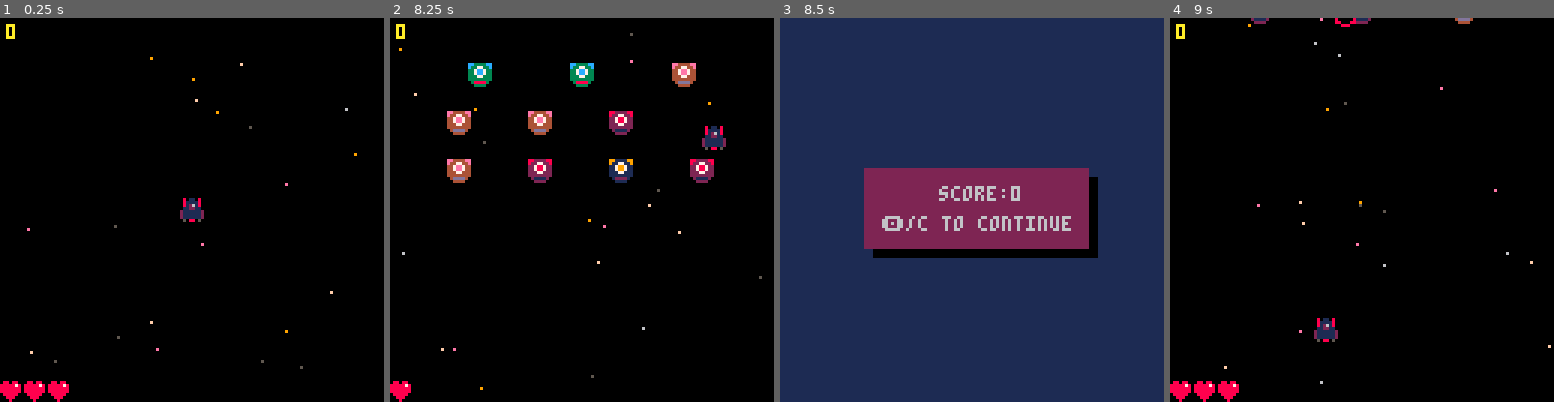
Above: before the commit, frames 1-4 (left to right).
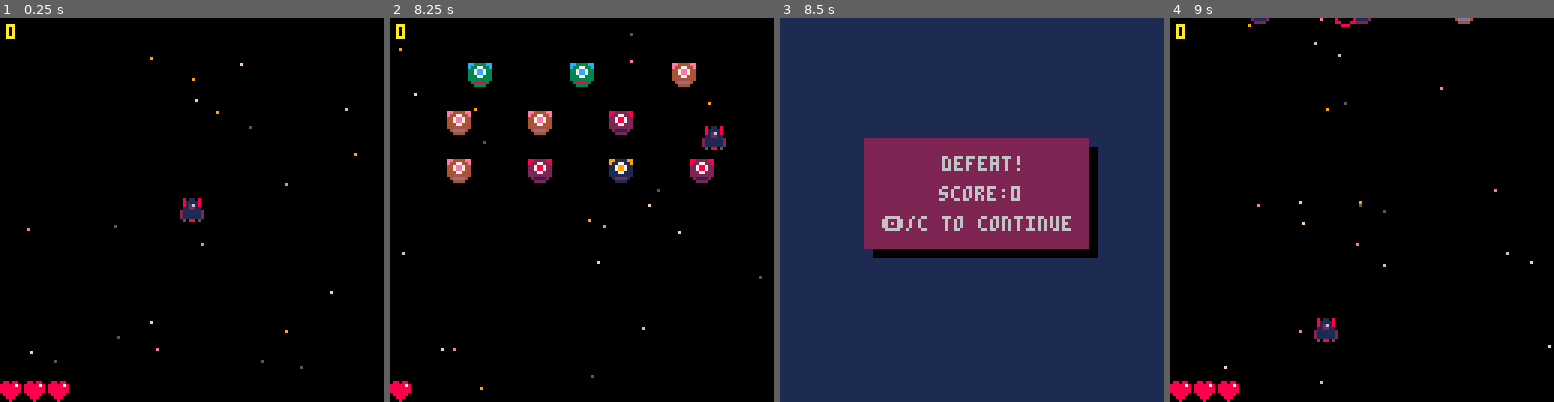
Above: after the commit, the same moments.

Repository: dotmobo/shoot-the-moon
Game: PICO-8 cartridge shooter.p8
Same seed, same stepped clock (60 frames per second), same inputs: the game is played once before the commit and once after it.
Inputs:
- Up to frame 1 (0.25 s): no input
- Up to frame 2 (8.25 s): tap X (X key) at 0.33, 1.07, 1.85, 2.97, 4.08, 5.2, 6.32, 7.43 s; tap O (Z key) at 0.7, 1.7, 2.1, 2.5, 2.9, 3.3, 3.7, 4.1, 4.5, 4.9, 5.3, 5.7, 6.1, 6.5, 6.9, 7.3, 7.7, 8.1 s; hold Right 1.6-2.1 s; hold Up 2.15-2.42 s; hold Right 2.47-3.03 s; hold Left 3.08-3.58 s; hold Down 3.63-3.97 s; hold Right 4.02-4.68 s; hold Up 4.73-5.03 s; hold Left 5.08-5.68 s; hold Down 5.73-6.03 s; hold Right 6.08-6.58 s; hold Right 6.63-7.13 s; hold Up 7.18-7.45 s; hold Right 7.5-8.07 s; hold Left from 8.12 s (still down)
- Up to frame 3 (8.5 s): keep holding Left
- Up to frame 4 (9 s): tap O (Z key) at 8.5, 8.9 s; tap X (X key) at 8.55 s; release Left at 8.62 s; hold Down from 8.67 s (still down)

Frames 1-2 are identical in both runs. In frame 3, 4.8% of the frame differs, in the area x 21-83%, y 31-42%; in frame 4, nothing differs.

Commit message:
add victory/defeat message

Diff:
--- a/shooter.p8
+++ b/shooter.p8
@@ -258,8 +258,13 @@
 
 function draw_gameover()
  cls(1)
- rectfill(31,53,105,79,0)
- rectfill(28,50,102,76,2)
+ rectfill(31,43,105,79,0)
+ rectfill(28,40,102,76,2)
+ if p.life==0 then
+ 	print("defeat!",54,46,6)
+ else
+		print("victory!",52,46,6)
+ end
  print("score:"..score,53,56,6)
  print("🅾️/c to continue",34,66,6)
 end
